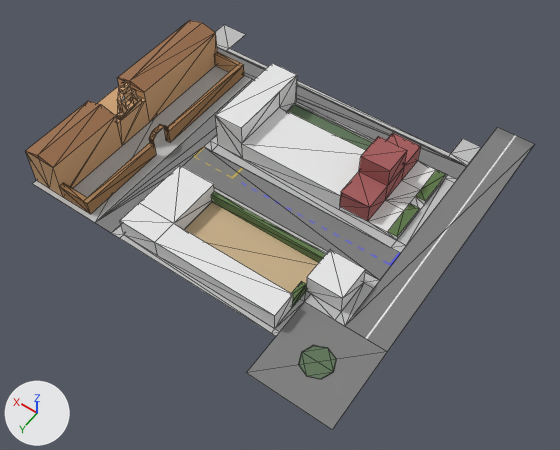
One commit to the glTF model assets/models/chunks/inmaculada.glb: the scene before it, then after it.
Both versions are drawn from a 50 mm camera at (-25.1, 114.8, 109.6) aimed at (25.1, 44.5, -0.9). The lights are fixed; the arrows at lower left show +X, +Y and +Z. The first picture is the older version. Mesh edges are drawn as thin lines on the coarser meshes. Objects named as collision shapes, trigger or cutter boxes, shadow casters or lower levels of detail are left out. Where no turn or scale is listed for an object, it has been applied to the vertices. Vertices at exactly the same position are counted once.

Objects in the first picture: 'Avenue', 'Buildings', 'Bush', 'Hospital', 'Institute', 'Island', 'Juventud', 'Playground', 'Roads', 'Roundabout', 'Sidewalk'.
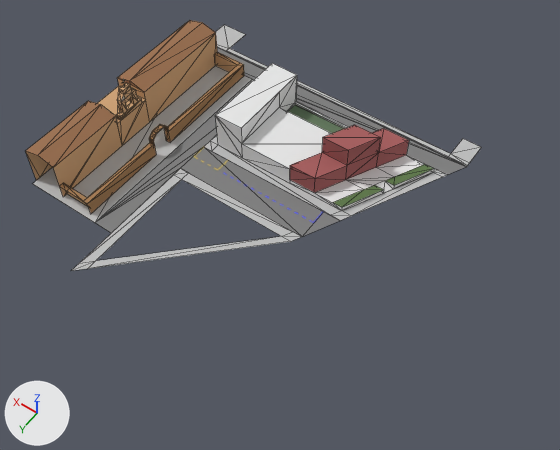
Changed parts and their boxes [x1, y1, x2, y2] in the pictures (560 x 450 px; the box of a moved part takes in the faces that stretch with it):
'Sidewalk', reshaped (21% shorter)
    before: [33, 25, 481, 336]
    after: [33, 25, 481, 271]
'Roads', reshaped (18% shorter)
    before: [95, 47, 467, 280]
    after: [95, 47, 467, 237]
'Buildings', deleted
    before: [120, 165, 366, 329]
'Hospital', reshaped
    before: [216, 63, 375, 209]
    after: [216, 63, 348, 183]
'Avenue', deleted
    before: [345, 127, 534, 352]
'Juventud', reshaped, moved (34% wider, 19% shorter)
    before: [339, 133, 446, 240]
    after: [290, 125, 434, 211]
'Roundabout', deleted
    before: [247, 302, 387, 429]
'Playground', deleted (beige)
    before: [184, 202, 318, 293]
'Bush', deleted
    before: [211, 191, 326, 307]
'Island', deleted
    before: [299, 345, 336, 379]
part 1 of me_plane_002, moved or reshaped
    before: [112, 103, 457, 336]
    after: [71, 103, 447, 271]
part 2 of me_plane_001, moved or reshaped
    before: [182, 147, 401, 280]
    after: [181, 147, 340, 237]
part 3 of me_plane_001, moved or reshaped
    before: [296, 98, 467, 179]
    after: [296, 98, 467, 175]
part 5 of me_plane_003, moved or reshaped
    before: [288, 101, 375, 150]
    after: [288, 101, 348, 133]
part 6 of me_plane_003, moved or reshaped
    before: [243, 107, 366, 154]
    after: [243, 107, 332, 144]
part 7 of me_plane_003, moved or reshaped
    before: [242, 143, 362, 209]
    after: [242, 143, 323, 183]
part 8 of me_plane_006, deleted
    before: [26, 151, 90, 213]

Diff of the bpy script that builds the scene:
```diff
--- a/assets/models/chunks/inmaculada.glb.py
+++ b/assets/models/chunks/inmaculada.glb.py
@@ me_plane_002 @@
-me_plane_002.from_pydata(...)  # 56 vertices, 56 faces; spans x 0.0..64.0, y -10.0..48.0, z 0.0..0.2
+me_plane_002.from_pydata(...)  # 48 vertices, 48 faces; spans x 0.0..64.0, y -10.0..58.0, z 0.0..0.2
+# me_plane_002 part 1
+# 16 vertices are removed from x 0.0..9.0, y 2.0..48.0, z 0.0
+# 24 faces are deleted
+# 8 vertices move from x 0.0..44.0, y 1.0..48.0, z 0.0 to x 2.5..44.0, y 2.0..58.0, z 0.0
+# 8 vertices are added at x 4.0..42.0, y 1.0..56.0, z 0.0
+# 16 new faces join them
 me_plane_002.materials.append(mat_sidewalk)
@@ me_plane_001 @@
 # verts and faces of me_plane_001; kept vertices keep their numbers, new ones are numbered from 12
-me_plane_001.from_pydata(...)  # 12 vertices, 10 faces; spans x 0.0..64.0, y -2.0..49.0, z 0.0
+me_plane_001.from_pydata(...)  # 13 vertices, 11 faces; spans x 0.0..64.0, y -2.0..49.0, z 0.0
+# me_plane_001 part 2
+delete_vertices([0, 1])  # with the faces that use them
+verts[12] = (16.0, 30.0, 0.0)  # pixel (302, 236)
+verts[13] = (16.0, 23.0, 0.0)  # pixel (323, 211)
+verts[14] = (12.5, 23.0, 0.0)  # pixel (340, 220)
+faces += [(3, 12, 13), (2, 12, 3)]  # mat_hospital_parking (picture img_hospital_parking)
+faces += [(12, 14, 13)]  # mat_grey (grey #808080)
+# me_plane_001 part 3
+verts[10] = (2.0, 2.0, 0.0)  # moved, pixel (447, 174)
 me_plane_001.materials.append(mat_hospital_parking)
@@ me_plane @@
-me_plane.from_pydata(...)  # 38 vertices, 62 faces; spans x -6.0..6.0, y -9.0..9.0, z 0.0..9.0
+me_plane.from_pydata(...)  # 38 vertices, 62 faces; spans x -9.5..11.0, y -9.0..9.0, z 0.0..9.0
+# me_plane part 4: 38 of 38 vertices moved; they spanned x -6.0..6.0, y -9.0..9.0, z 0.0..9.0 and now span x -9.5..11.0, y -9.0..9.0, z 0.0..9.0; mean shift (0.9, 0.0, 0.0)
 me_plane.materials.append(mat_facade)
@@ me_plane_003 @@
-me_plane_003.from_pydata(...)  # 25 vertices, 37 faces; spans x -27.0..1.0, y -18.0..0.0, z 0.0..8.0
+me_plane_003.from_pydata(...)  # 25 vertices, 37 faces; spans x -25.0..1.0, y -18.0..0.0, z 0.0..8.0
+# me_plane_003 part 5: all 2 vertices in x -27.0, y -17.5, z 0.5..1.0 are moved by (2.2, 0.0, 0.0)
+# me_plane_003 part 6: all 3 vertices in x -27.0, y -12.0, z 0.5..4.0 are moved by (5.0, 0.0, 0.0)
+# me_plane_003 part 7: all 2 vertices in x -27.0, y 0.0, z 0.0..4.0 are moved by (11.0, 0.0, 0.0)
+# other edits to the shape of me_plane_003 do not show in these pictures
 me_plane_003.materials.append(mat_facade_001)
@@ me_plane_006 @@
-me_plane_006.from_pydata(...)  # 122 vertices, 211 faces; spans x 0.0..14.0, y -26.0..20.0, z 0.0..12.0
+me_plane_006.from_pydata(...)  # 120 vertices, 202 faces; spans x 0.0..14.0, y -26.0..20.0, z 0.0..12.0
+# me_plane_006 part 8
+# 2 vertices are removed from x 10.5, y 20.0, z 0.0..8.0
+# 9 faces are deleted
 me_plane_006.materials.append(mat_facade_003)
@@ ob_juventud @@
 ob_juventud = bpy.data.objects.new('Juventud', me_plane)
-ob_juventud.location = (12.0, 27.0, 0.0)
+ob_juventud.location = (18.0, 27.0, 0.0)
@@ ob_buildings @@
-ob_buildings = bpy.data.objects.new('Buildings', me_plane_005)
@@ ob_avenue @@
-ob_avenue = bpy.data.objects.new('Avenue', me_plane_004)
@@ ob_roundabout @@
-ob_roundabout = bpy.data.objects.new('Roundabout', me_plane_007)
@@ ob_island @@
-ob_island = bpy.data.objects.new('Island', me_cylinder)
@@ ob_bush @@
-ob_bush = bpy.data.objects.new('Bush', me_plane_009)
@@ ob_playground @@
-ob_playground = bpy.data.objects.new('Playground', me_plane_010)
```
